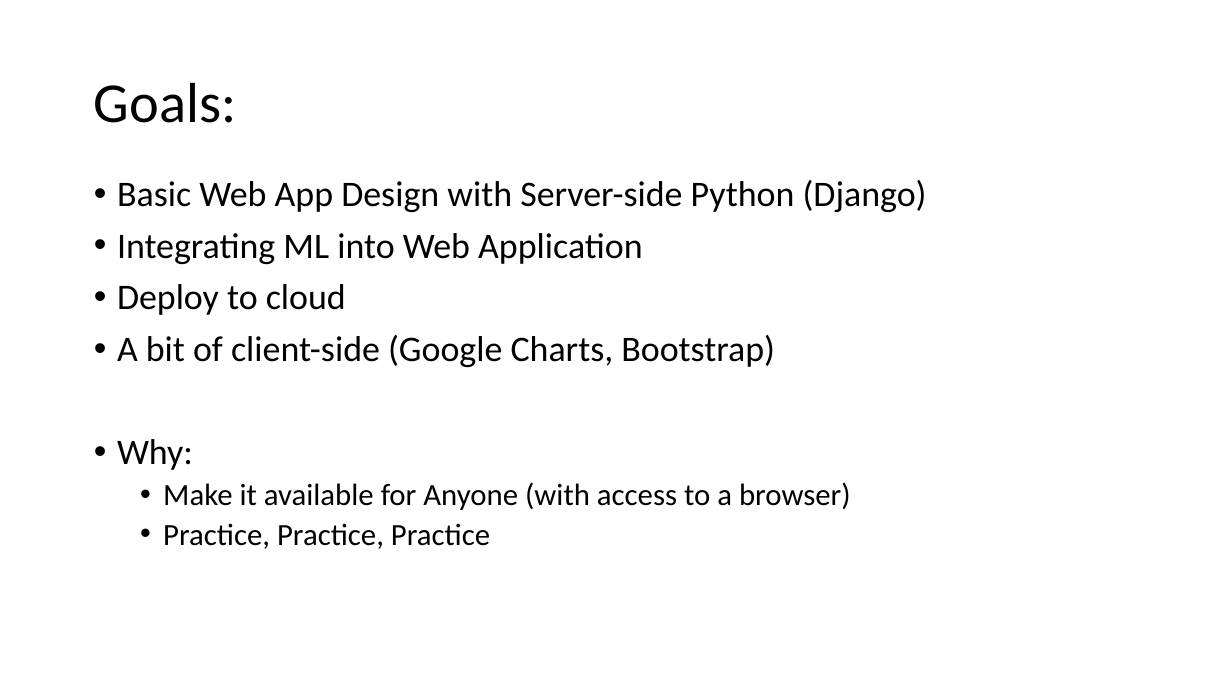
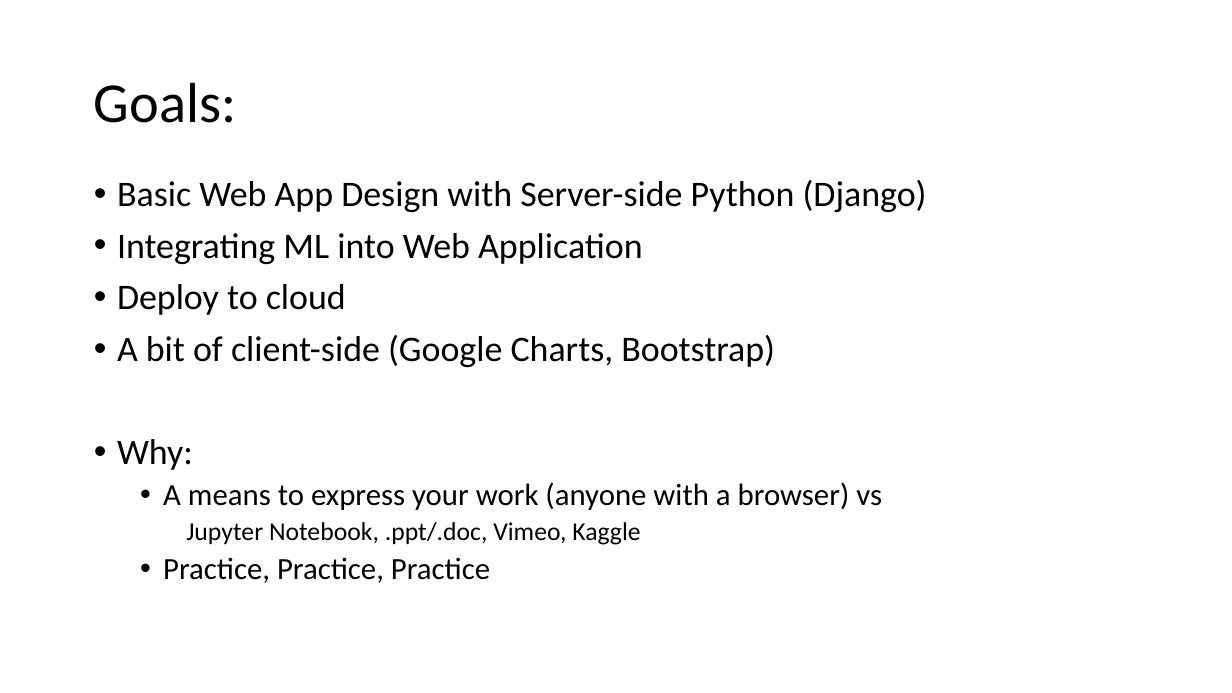
Before and after one commit to cwinsor/django_103_plasticc_and_ux, a slide deck: slide 3 of presentation.pptx. Drawn at 1232x693 pixels with LibreOffice and Linux fonts; fonts in the diff are those of the drawing. Boxes give left, top, right and bottom in pixels: in the first picture for what was removed or moved away, otherwise in the second. Text is boxed around its words. In the diff, an @@ line names an element or a change of style, - is before the commit and + after.

Commit message:
update presentation

```diff
--- a/presentation.pptx
+++ b/presentation.pptx
@@ text at (163, 482, 882, 545): text changed @@
-  • Make it available for Anyone (with access to a browser)
+  • A means to express your work (anyone with a browser) vs
+    Jupyter Notebook, .ppt/.doc, Vimeo, Kaggle
```
Also in this commit, not shown: 11 slides added, 3 slides removed, 1 other file.
